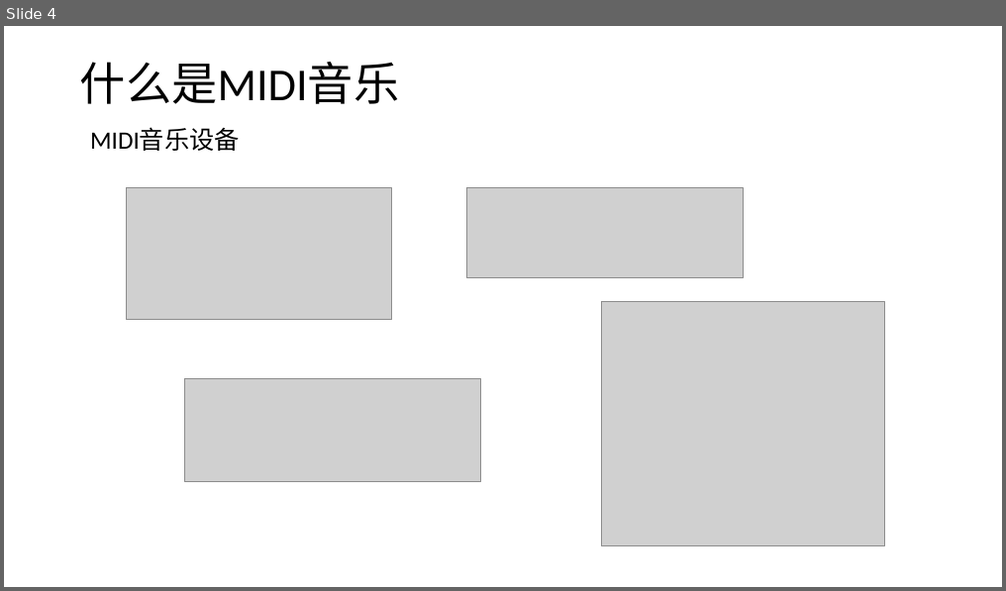
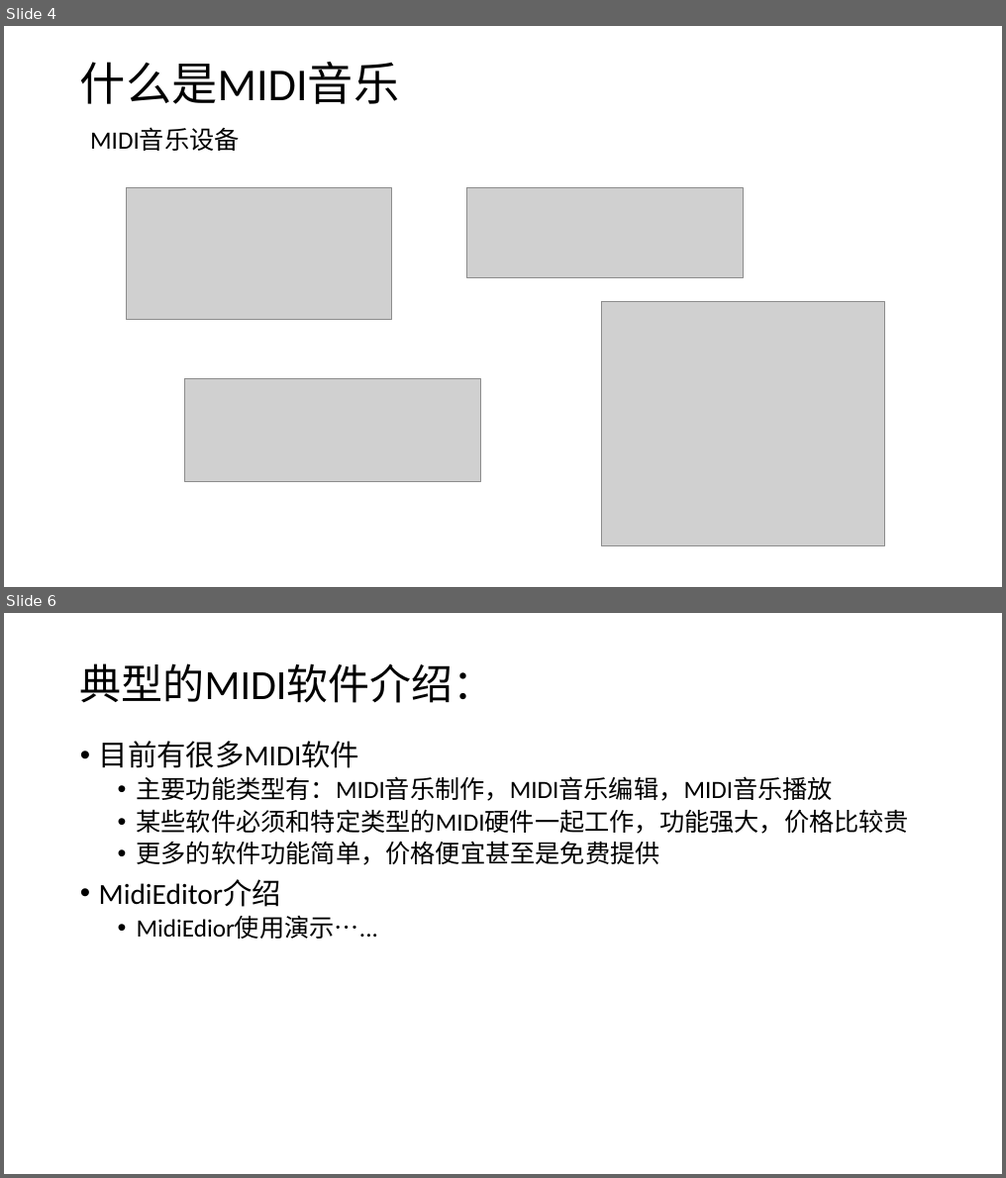
Before and after one commit to huntercao/shared_files, a slide deck: midi/docs/ppt/midi_introduction.pptx. Shown one above the other, each under a label of ours: slide 4 before the commit, slides 4 and 6 after it; the slides between them are not shown. The pictures are 1006x591 and 1006x1178 pixels, drawn with LibreOffice and Linux fonts; fonts in the diff are those of the drawing; grey boxes stand for pictures. Boxes give left, top, right and bottom in pixels: in the first picture for what was removed or moved away, otherwise in the second. Text is boxed around its words. In the diff, an @@ line names an element or a change of style, - is before the commit and + after.

```diff
--- a/midi/docs/ppt/midi_introduction.pptx
+++ b/midi/docs/ppt/midi_introduction.pptx
@@ slide 6 added at [4, 613, 1002, 1174], background #FFFFFF @@
@@ title added at [80, 663, 495, 703], 40 pt, text #000000 @@
+典型的MIDI软件介绍：
@@ text added at [99, 741, 910, 939], 24 pt, text #000000 @@
+• 目前有很多MIDI软件
+  • 主要功能类型有：MIDI音乐制作，MIDI音乐编辑，MIDI音乐播放
+  • 某些软件必须和特定类型的MIDI硬件一起工作，功能强大，价格比较贵
+  • 更多的软件功能简单，价格便宜甚至是免费提供
+• MidiEditor介绍
+  • MidiEdior使用演示…...
```
Also in this commit, not shown: 1 slide changed, 6 other slides added.
